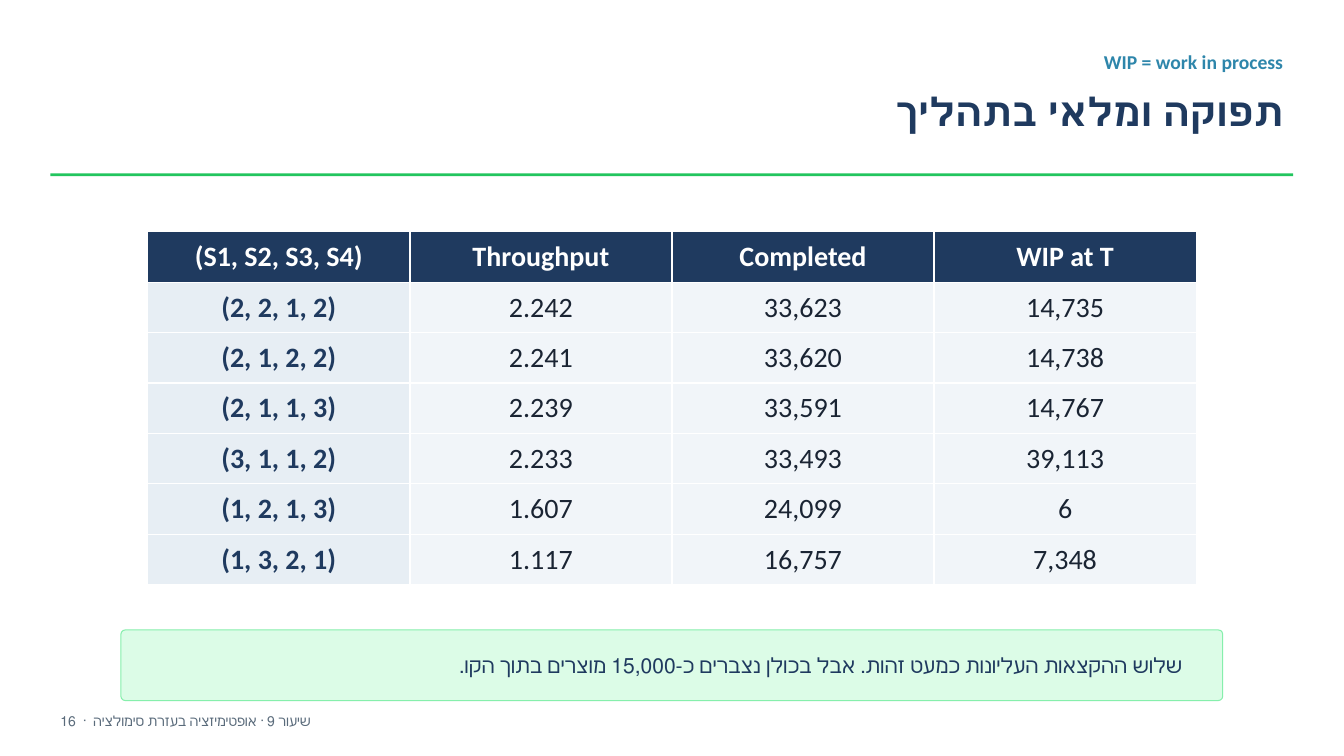
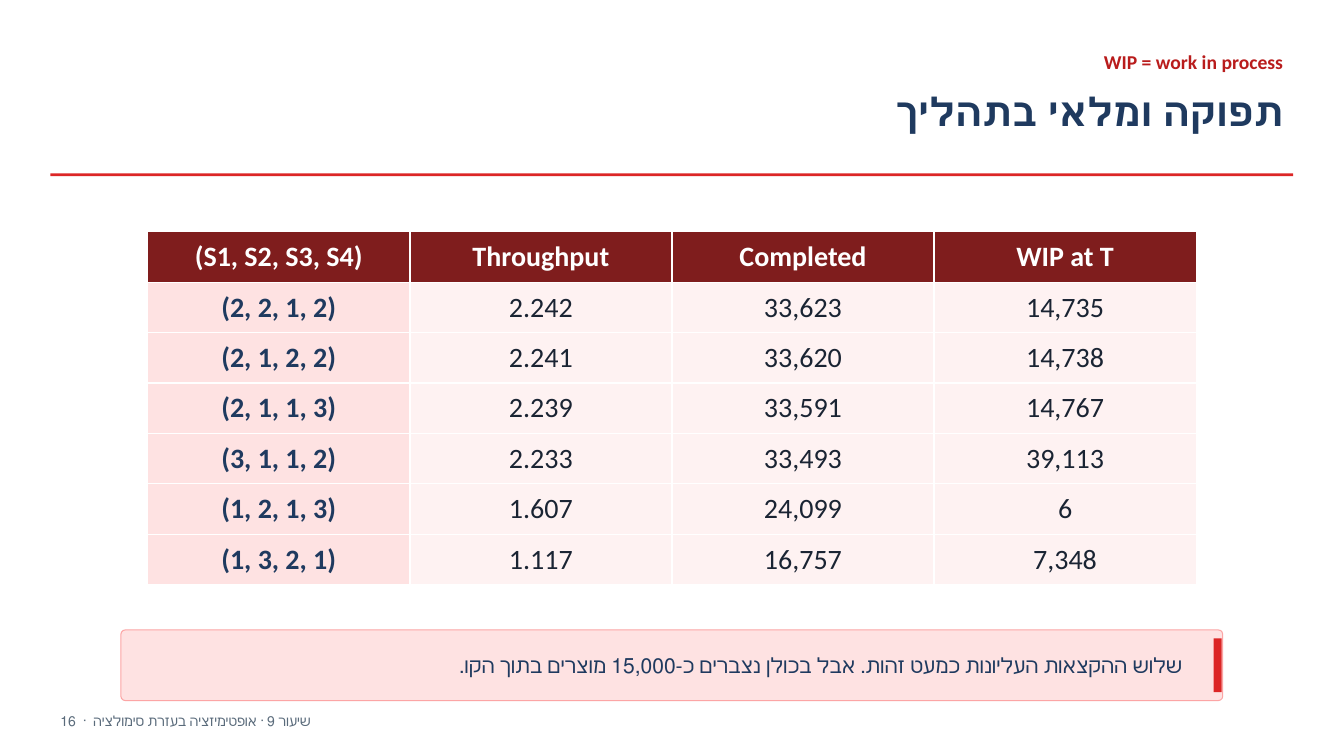
Before and after one commit to eliransher/sim_course, a slide deck: slide 17 of lectures/presentation/notebook_9_queueing_network_analysis.pptx. Drawn at 1344x756 pixels with LibreOffice and Linux fonts; fonts in the diff are those of the drawing. Boxes give left, top, right and bottom in pixels: in the first picture for what was removed or moved away, otherwise in the second. Text is boxed around its words. In the diff, an @@ line names an element or a change of style, - is before the commit and + after.

```diff
--- a/lectures/presentation/notebook_9_queueing_network_analysis.pptx
+++ b/lectures/presentation/notebook_9_queueing_network_analysis.pptx
@@ text "WIP = work in process" at bbox=[1104, 55, 1284, 72]: text colour #2E86AB to #B91C1C @@
@@ rectangle at bbox=[50, 173, 1294, 176]: fill #22C55E to #DC2626 @@
@@ table at bbox=[148, 232, 1197, 585] @@
@@ fill #1F3A5F to #7F1D1D in row 1 @@
@@ fill #E7EEF4 to #FEE2E2 in 6 cells @@
@@ fill #F1F5F9 to #FEF2F2 in 18 cells @@
@@ rounded rectangle at bbox=[121, 630, 1223, 701]: fill #DCFCE7 to #FEE2E2; outline #86EFAC 0.75 pt to #FCA5A5 0.75 pt @@
@@ rectangle added at bbox=[1214, 638, 1222, 692], fill #DC2626 @@
```
Also in this commit, not shown: 18 other slides changed, 3 other files.
